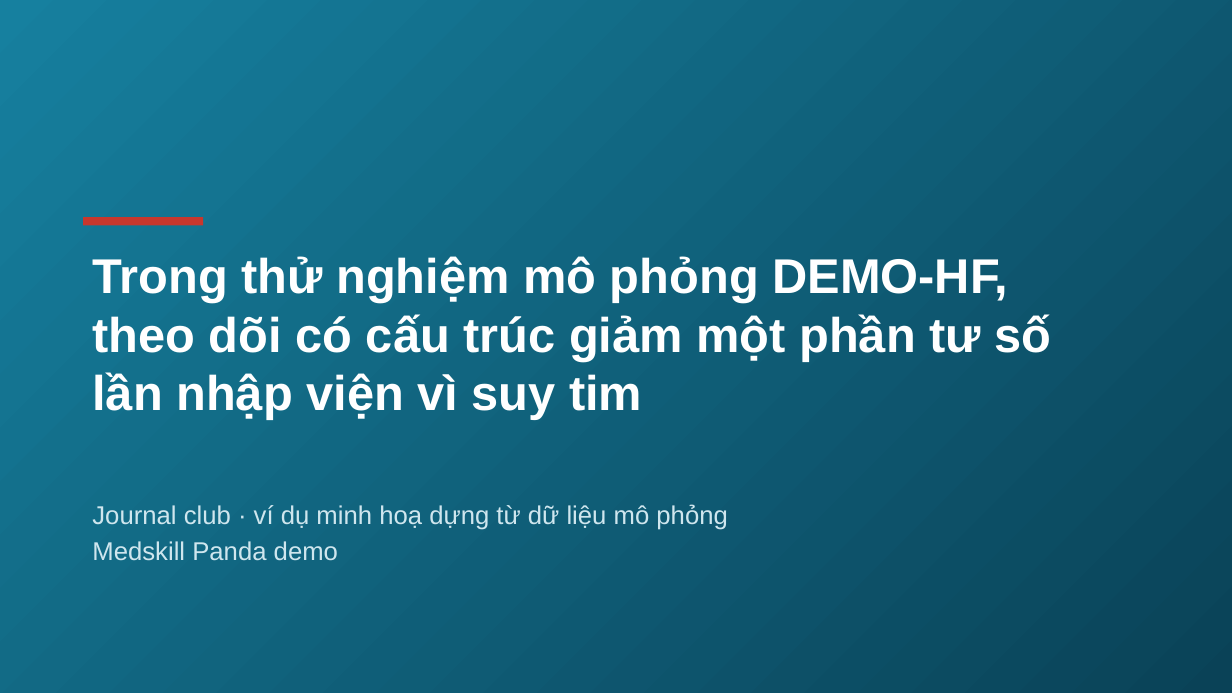
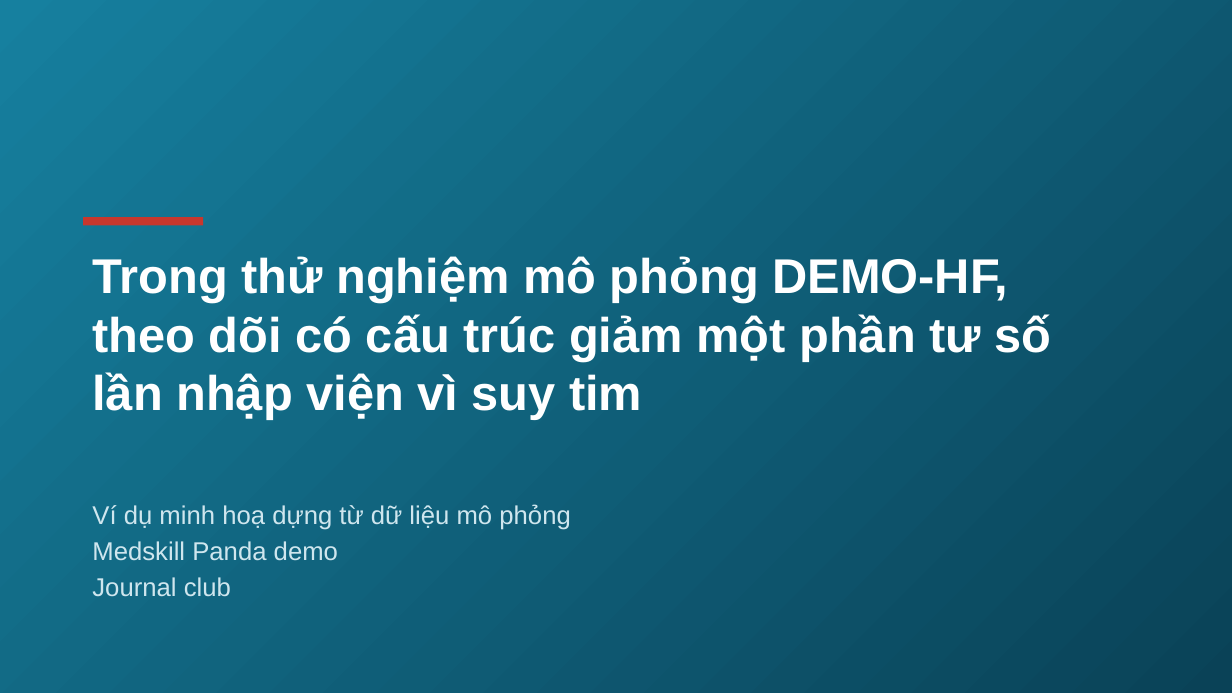
Before and after one commit to jackfeng94/medskill-panda, a slide deck: slide 1 of examples/demo-hf/pptx_vi/out/demo-hf.pptx. Drawn at 1232x693 pixels with LibreOffice and Linux fonts; fonts in the diff are those of the drawing; background and template pictures are left out. Boxes give left, top, right and bottom in pixels: in the first picture for what was removed or moved away, otherwise in the second. Text is boxed around its words. In the diff, an @@ line names an element or a change of style, - is before the commit and + after.

```diff
--- a/examples/demo-hf/pptx_vi/out/demo-hf.pptx
+++ b/examples/demo-hf/pptx_vi/out/demo-hf.pptx
@@ subtitle at (92, 504, 570, 530): text changed @@
-Journal club · ví dụ minh hoạ dựng từ dữ liệu mô phỏng
+Ví dụ minh hoạ dựng từ dữ liệu mô phỏng
@@ subtitle at (92, 577, 231, 597): paragraph added @@
+Journal club
```
Also in this commit, not shown: 5 other slides changed, 6 slides added, 30 other files.
